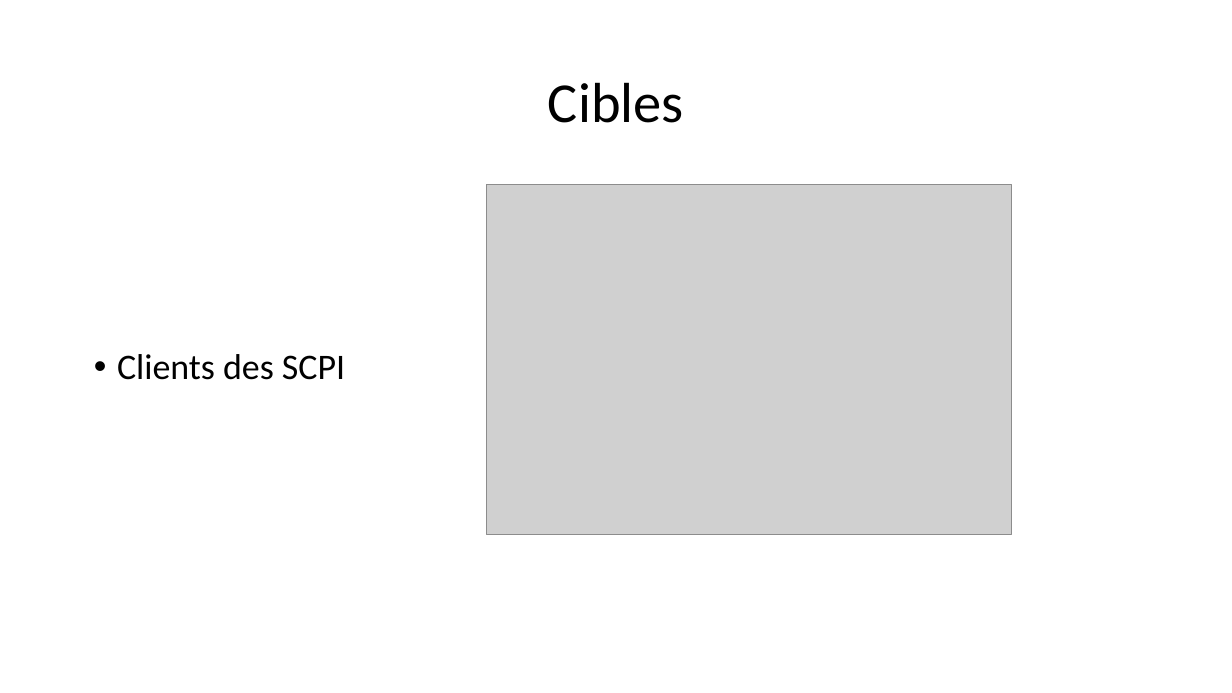
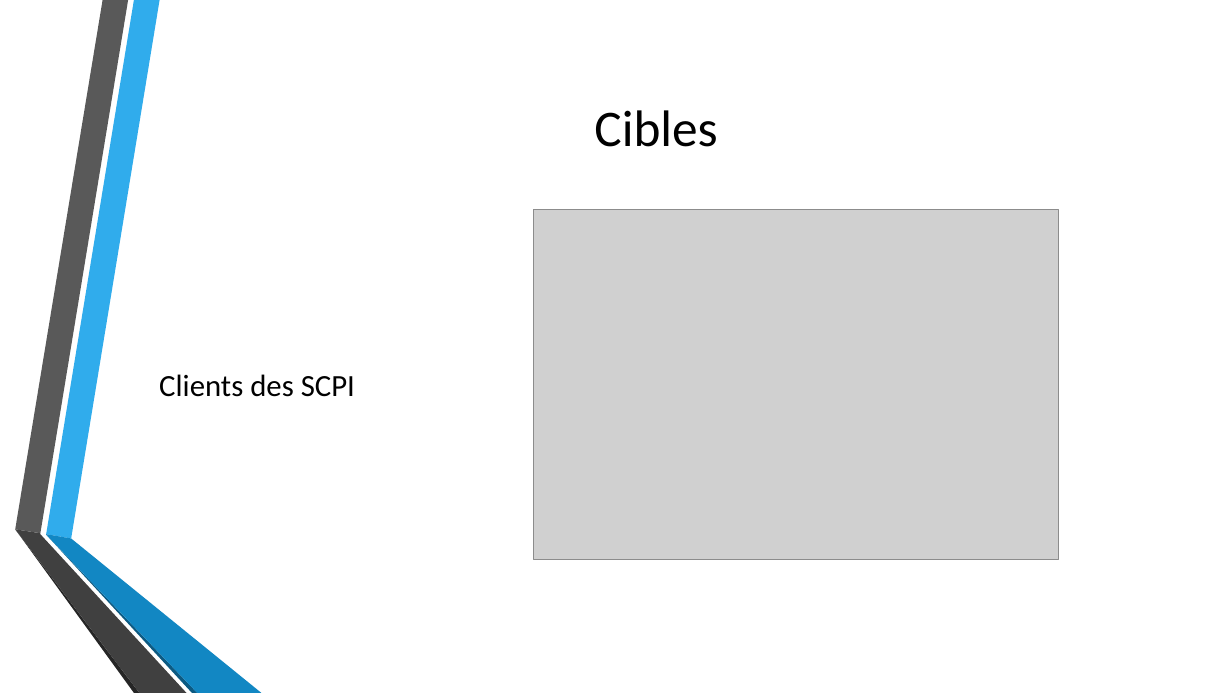
Before and after one commit to Thibaut-Comte/projetIT, a slide deck: slide 5 of PrésentationBourseEchangeSCPI.pptx. Drawn at 1232x693 pixels with LibreOffice and Linux fonts; fonts in the diff are those of the drawing; grey boxes stand for pictures; background and template pictures are left out. Boxes give left, top, right and bottom in pixels: in the first picture for what was removed or moved away, otherwise in the second. Text is boxed around its words. In the diff, an @@ line names an element or a change of style, - is before the commit and + after.

```diff
--- a/PrésentationBourseEchangeSCPI.pptx
+++ b/PrésentationBourseEchangeSCPI.pptx
@@ text "Cibles": place and size @@
-text "Cibles" at [548,82,684,123]
+text "Cibles" at [594,110,717,147]
@@ text "Cibles" at [594,110,717,147]: size 44 to 40 pt; line spacing 0.9 to 1 @@
@@ text "Clients des SCPI": place and size @@
-text "Clients des SCPI" at [117,354,345,380]
+text "Clients des SCPI" at [159,374,355,397]
@@ text "Clients des SCPI" at [159,374,355,397]: size 28 to 24 pt; bullet • to none; line spacing 0.9 to 1; vertical alignment top to middle @@
@@ picture: place and size @@
-picture at [487,185,1012,535]
+picture at [534,210,1059,560]
@@ group added at [15,0,262,693]: 6 freeform shapes @@
```
Also in this commit, not shown: 19 other slides changed.
